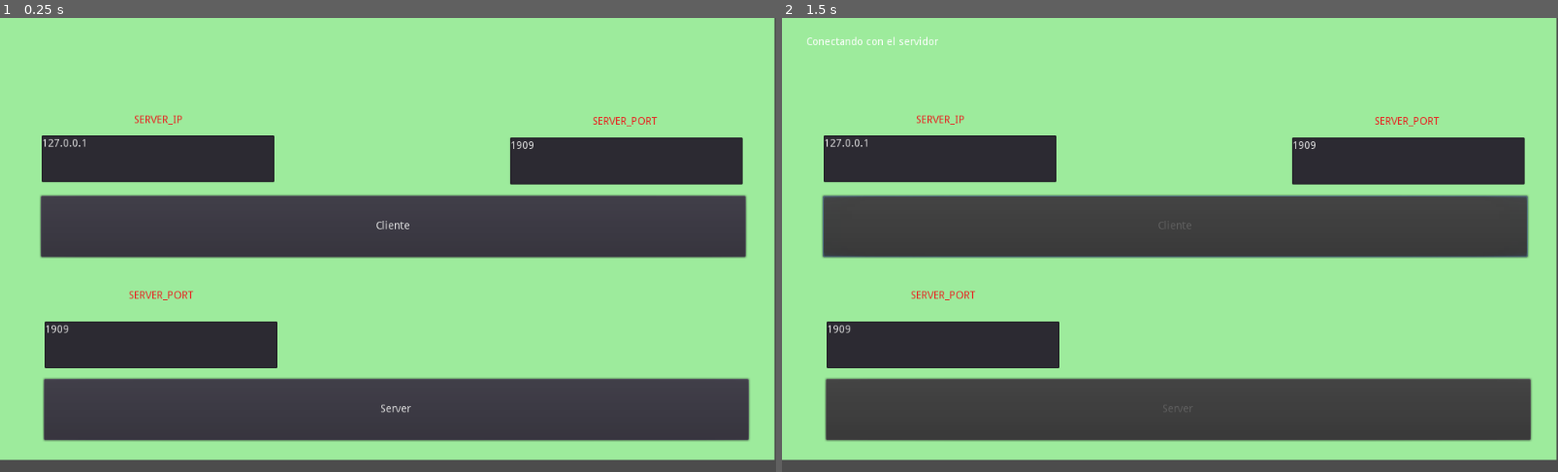
Above: before the commit, frames 1-2 (left to right).
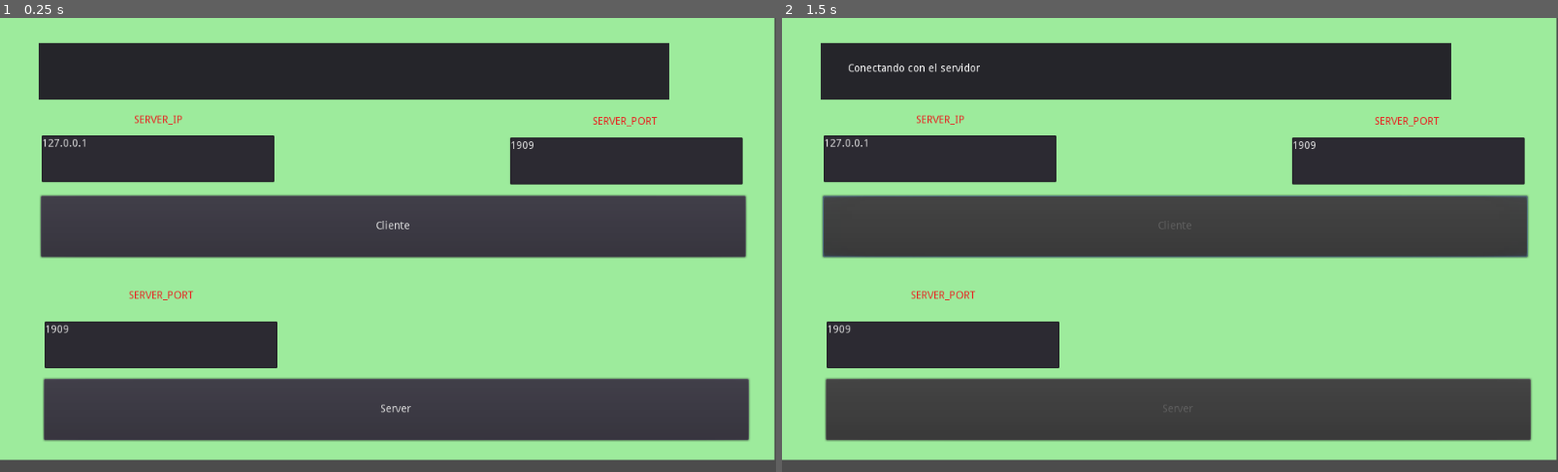
Above: after the commit, the same moments.

Repository: CycloPiStudio/juego_tablero
Game: Godot game, scene res://menus/Seleccionar.tscn
The game is run twice, just before and just after one commit, with the same random seed, the same clock (stepped at 60 frames per second) and the same inputs.
Inputs:
- Up to frame 1 (0.25 s): no input
- Up to frame 2 (1.5 s): click "Cliente" at 0.5 s; tap Enter at 1.25 s

The runs differ from the first frame. In frame 1, 10% of the frame differs, in the area x 5-87%, y 5-19%; in frame 2, 10%, in the area x 3-87%, y 4-19%.

Commit message:
subo menus

Diff:
--- a/juego_multijugador_tablero/menus/Seleccionar.tscn
+++ b/juego_multijugador_tablero/menus/Seleccionar.tscn
@@ -12,6 +12,16 @@
 margin_right = 1022.0
 margin_bottom = 584.0
 color = Color( 0.615686, 0.921569, 0.611765, 1 )
+__meta__ = {
+"_edit_use_anchors_": false
+}
+
+[node name="Panel" type="Panel" parent="ColorRect"]
+margin_left = 51.0
+margin_top = 33.0
+margin_right = 91.0
+margin_bottom = 73.0
+rect_scale = Vector2( 20.8, 1.88 )
 __meta__ = {
 "_edit_use_anchors_": false
 }
@@ -103,10 +113,10 @@
 }
 
 [node name="LabelResult" type="Label" parent="."]
-margin_left = 32.0
-margin_top = 25.0
-margin_right = 1001.0
-margin_bottom = 105.0
+margin_left = 87.0
+margin_top = 60.0
+margin_right = 1056.0
+margin_bottom = 140.0
 __meta__ = {
 "_edit_use_anchors_": false
 }
